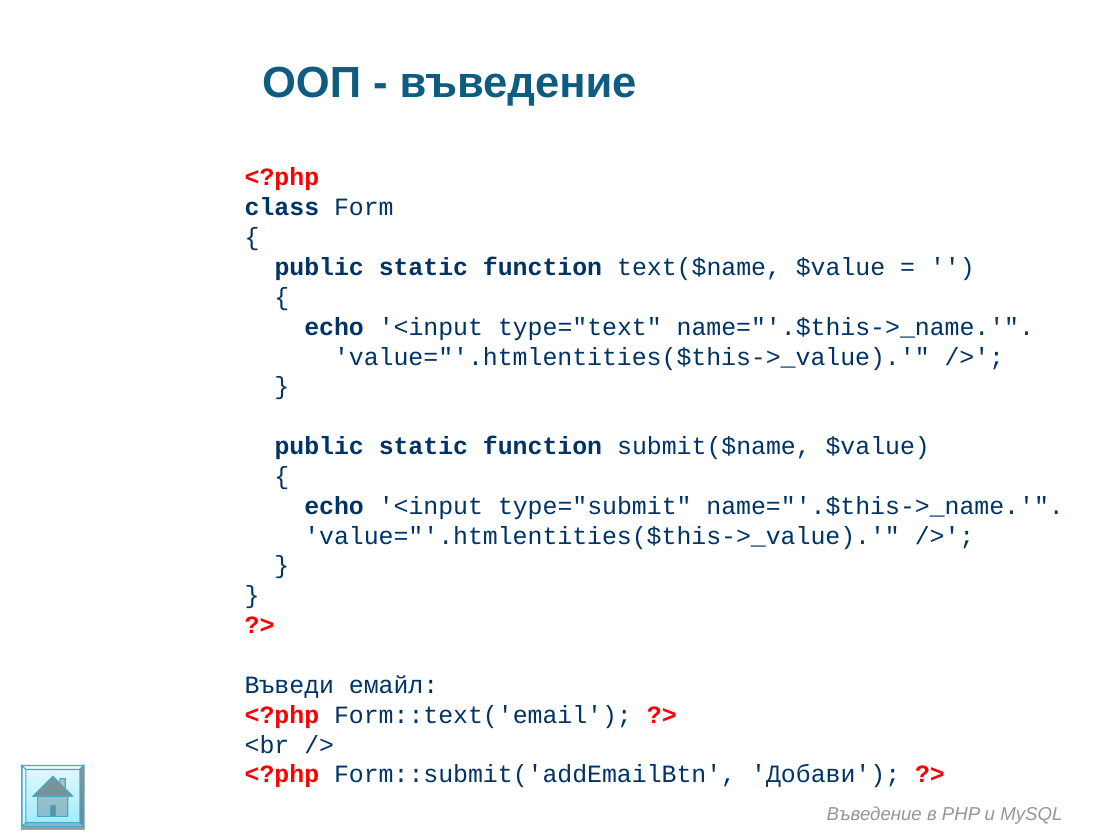
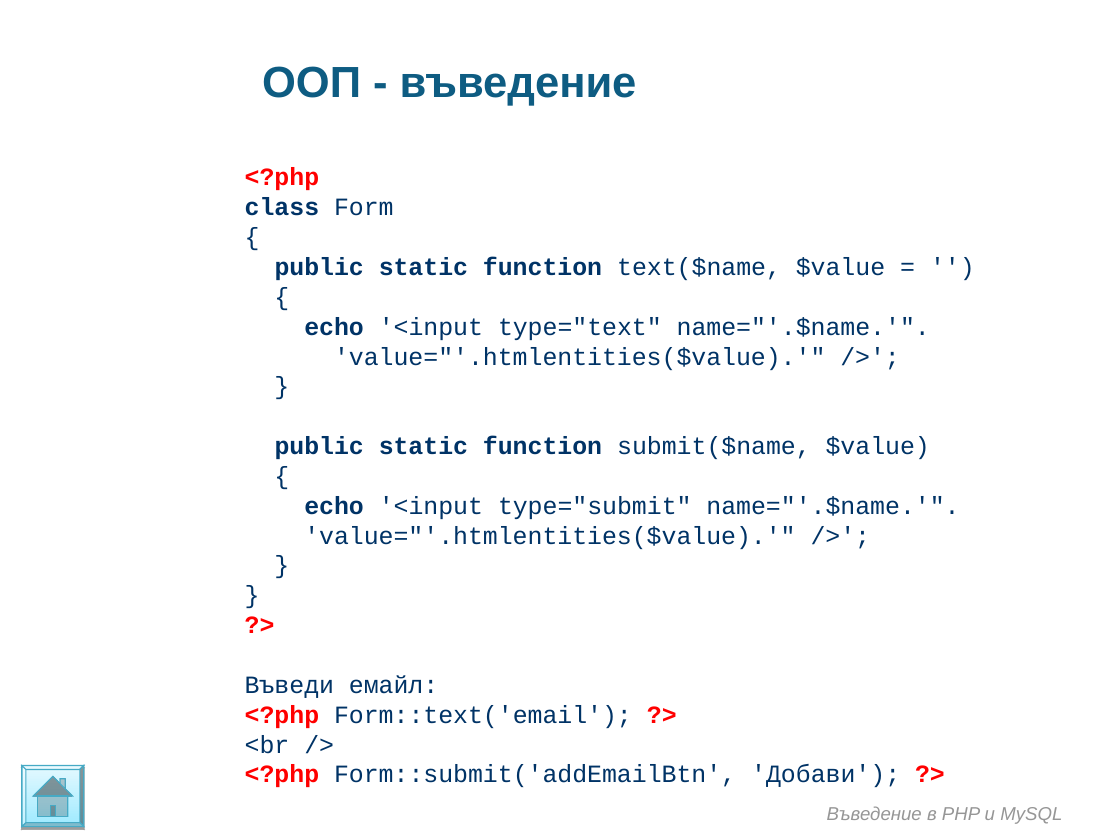
Before and after one commit to ivanstoynov/php-learning, a slide deck: slide 15 of Materials/PHP/Introduction in OOP.ppt. Drawn at 1120x840 pixels with LibreOffice and Linux fonts; fonts in the diff are those of the drawing; background and template pictures are left out. Boxes give left, top, right and bottom in pixels: in the first picture for what was removed or moved away, otherwise in the second. Text is boxed around its words. In the diff, an @@ line names an element or a change of style, - is before the commit and + after.

```diff
--- a/Materials/PHP/Introduction in OOP.ppt
+++ b/Materials/PHP/Introduction in OOP.ppt
@@ text at [304, 317, 930, 370]: text changed @@
-echo '<input type="text" name="'.$this->_name.'".
-'value="'.htmlentities($this->_value).'" />';
+echo '<input type="text" name="'.$name.'".
+'value="'.htmlentities($value).'" />';
@@ text at [304, 496, 959, 549]: text changed @@
-echo '<input type="submit" name="'.$this->_name.'".
-'value="'.htmlentities($this->_value).'" />';
+echo '<input type="submit" name="'.$name.'".
+'value="'.htmlentities($value).'" />';
```
Also in this commit, not shown: 1 other slide changed, 12 slides added, 2 other files.
